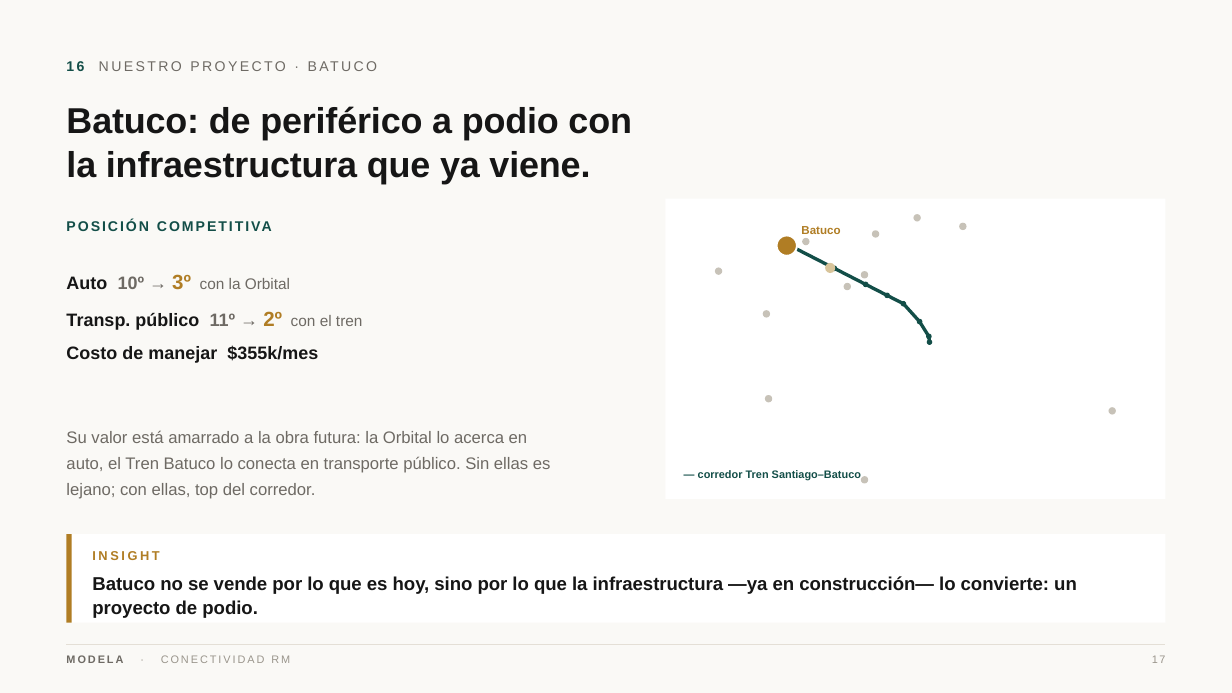
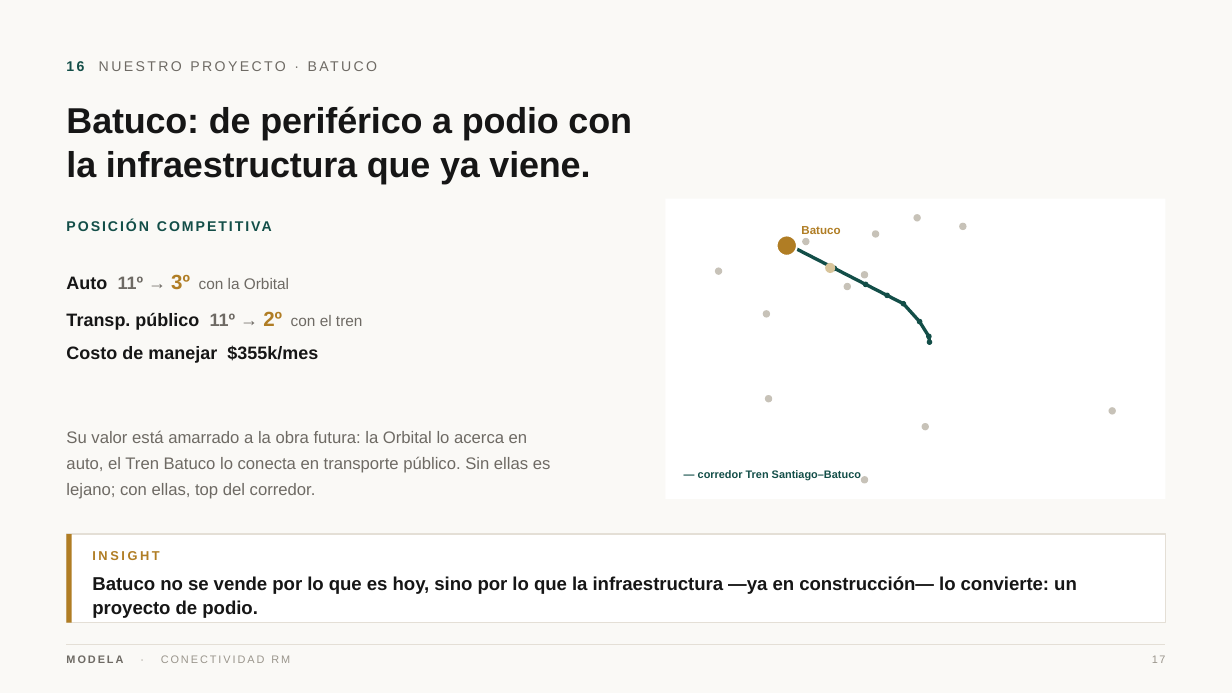
Before and after one commit to modela-simulador/modela-simulador, a slide deck: slide 17 of public/conectividad/Conectividad-Modela.pptx. Drawn at 1232x693 pixels with LibreOffice and Linux fonts; fonts in the diff are those of the drawing. Boxes give left, top, right and bottom in pixels: in the first picture for what was removed or moved away, otherwise in the second. Text is boxed around its words. In the diff, an @@ line names an element or a change of style, - is before the commit and + after.

```diff
--- a/public/conectividad/Conectividad-Modela.pptx
+++ b/public/conectividad/Conectividad-Modela.pptx
@@ text at (66, 274, 289, 290): text changed @@
-Auto 10º → 3º con la Orbital
+Auto 11º → 3º con la Orbital
@@ ellipse added at (921, 423, 929, 431), fill #C7C2B8 @@
@@ rectangle at (67, 534, 1165, 623): outline none to #E4DFD6 1 pt @@
```
Also in this commit, not shown: 18 other slides changed, 42 other files.
